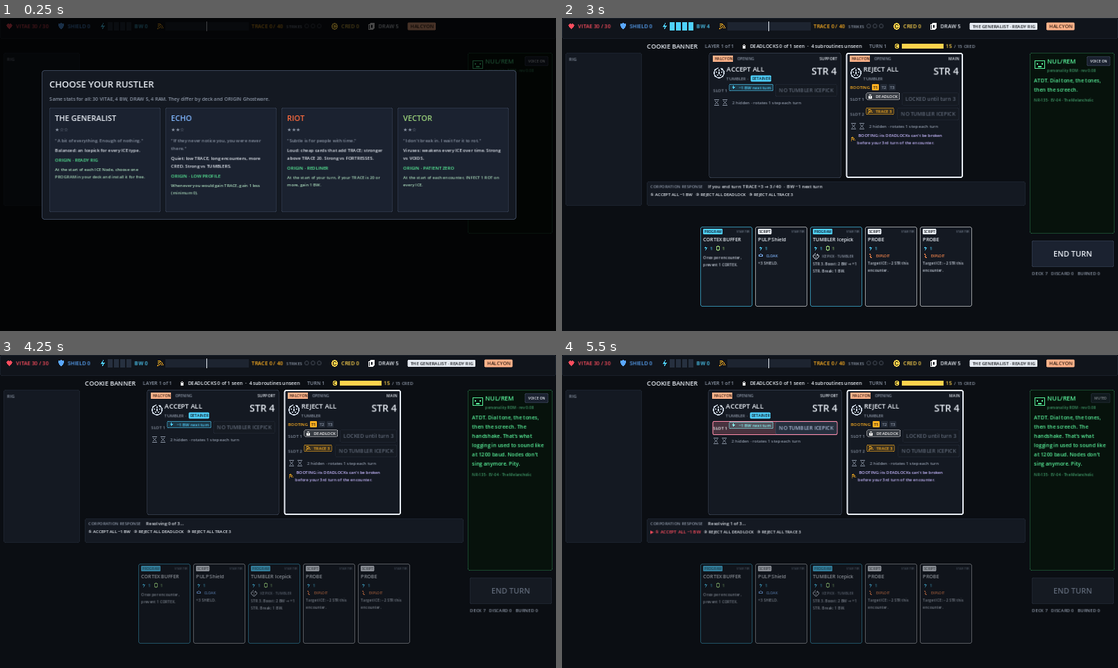
Above: before the commit, frames 1-4 (two rows, left to right).
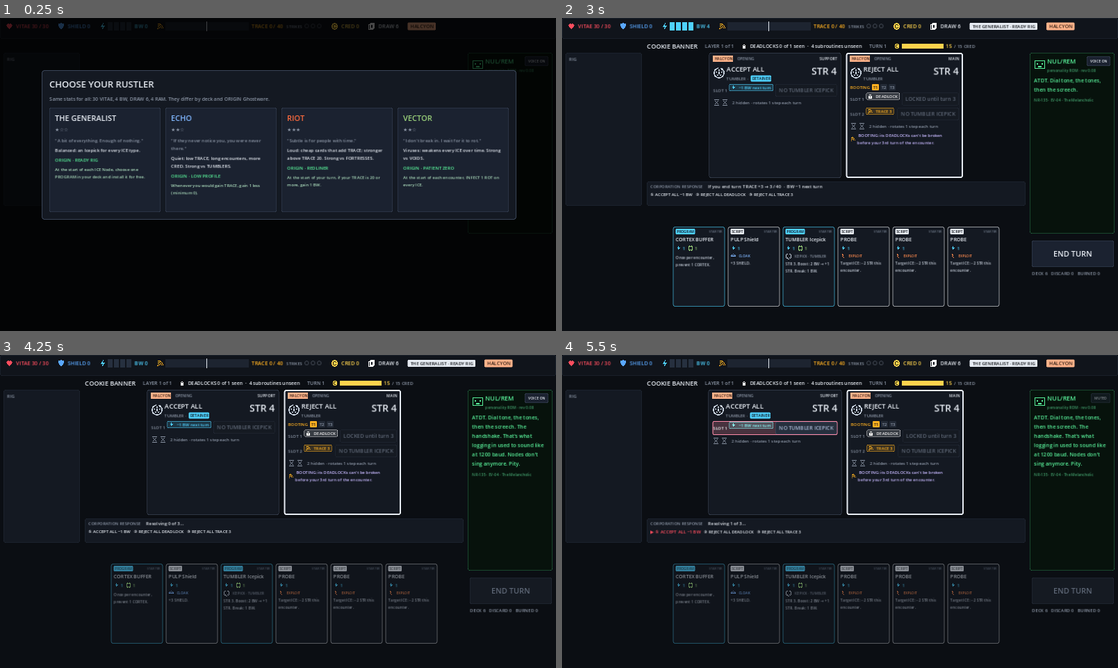
Above: after the commit, the same moments.

Repository: Punkwork/REDLINE
Game: Godot game, scene res://scenes/Main.tscn
Two runs of this game, one before a commit and one after it. Both use one fixed random seed, a clock stepped at 60 frames per second and the inputs below.
Inputs (mouse positions are in pixels of both pictures, inside the frame that each line leads up to):
- Up to frame 1 (0.25 s): no input
- Up to frame 2 (3 s): click "VOICE ON" at 0.5 s; click (667, 158) at 1.27 s; click "COOKIE BANNER · 1 layer" at 2 s; click "Skip" at 2.75 s
- Up to frame 3 (4.25 s): click "END TURN" at 3.5 s
- Up to frame 4 (5.5 s): tap Enter at 4.25 s; move the mouse to (962, 495) at 4.27 s; hold Right 4.28-5.03 s; tap B at 4.35 s; click (962, 495) at 4.42 s; tap Space at 5 s; move the mouse to (728, 527) at 5.02 s; hold Down from 5.03 s (still down); tap M at 5.1 s

The runs differ from the first frame. In frame 1, less than 0.1% of the frame differs, in the area x 26-72%, y 2-27%; in frame 2, 3.2%, in the area x 19-88%, y 2-93%; in frame 3, 2.9%; in frame 4, 2.9%.

Commit message:
PANOPTICON is the game's name (NAME-002); DRAW 6 (DRAW-001)
Text-only rename: docs text, Godot project title and the Windows build.
File names, code paths, the repo name and past log entries keep REDLINE.
Base DRAW 5 -> 6. 118 tests pass.

Co-Authored-By: Claude Opus 5.5 <noreply@anthropic.com>
Claude-Session: https://claude.ai/code/session_019hKEHsXYVzKQnwJVSU6tkx

Diff:
--- a/godot/project.godot
+++ b/godot/project.godot
@@ -3,8 +3,8 @@
 
 [application]
 
-config/name="REDLINE"
-config/description="REDLINE vertical slice: HALCYON, the Generalist"
+config/name="PANOPTICON"
+config/description="PANOPTICON vertical slice: HALCYON, all four Rustlers"
 run/main_scene="res://scenes/Main.tscn"
 config/features=PackedStringArray("4.3", "GL Compatibility")
 config/icon="res://icon.svg"
--- a/godot/scripts/core/cards.gd
+++ b/godot/scripts/core/cards.gd
@@ -235,7 +235,7 @@
 	"PULP_SHIELD", "PULP_SHIELD", "BASIC_EXTRACTOR", "GHOST_SIGNAL",
 ]
 
-## RUSTLER-001..008 (REDLINE_RUSTLERS.md). Shared stats: 30 VITAE, 4 BW, DRAW 5, 4 RAM.
+## RUSTLER-001..008 (REDLINE_RUSTLERS.md). Shared stats: 30 VITAE, 4 BW, DRAW 6, 4 RAM.
 const RUSTLERS := {
 	"GENERALIST": {"name": "THE GENERALIST", "quote": "A bit of everything. Enough of nothing.", "difficulty": 1,
 		"style": "Balanced: an Icepick for every ICE type.", "origin": "READY RIG",
--- a/godot/scripts/core/game.gd
+++ b/godot/scripts/core/game.gd
@@ -1,11 +1,11 @@
 class_name Game
 extends RefCounted
-## REDLINE rules engine for the vertical slice. No UI code here, so it can be tested headless.
+## PANOPTICON rules engine for the vertical slice. No UI code here, so it can be tested headless.
 ## Rules: REDLINE_CORE_RULES.md v0.2 (§2 resources, §4 turn, §5 ICE, §6 damage, §7 TRACE, §8 Nodes, §9 rewards, §10.1a Opening Node).
 
 const MAX_TRACE := 40
 const BW_PER_TURN := 4
-const BASE_DRAW := 5
+const BASE_DRAW := 6   # DRAW-001 (was 5)
 const BASE_RAM := 4
 const START_VITAE := 30
 const SAFEHOUSE_HEAL := 10
--- a/godot/scripts/ui/main.gd
+++ b/godot/scripts/ui/main.gd
@@ -1,5 +1,5 @@
 extends Control
-## REDLINE vertical slice UI. Everything is built in code from the Game state; refresh() rebuilds the views.
+## PANOPTICON vertical slice UI. Everything is built in code from the Game state; refresh() rebuilds the views.
 ## Visual language: ICE Design doc (icon = type, frame = role, chip colour = effect, response preview).
 
 const BG := Color("#0b0e13")
@@ -1117,7 +1117,7 @@
 	v.add_child(b)
 
 func _overlay_select() -> void:
-	var v := _dim_box("CHOOSE YOUR RUSTLER", "Same stats for all: 30 VITAE, 4 BW, DRAW 5, 4 RAM. They differ by deck and ORIGIN Ghostware.", 1360)
+	var v := _dim_box("CHOOSE YOUR RUSTLER", "Same stats for all: 30 VITAE, 4 BW, DRAW 6, 4 RAM. They differ by deck and ORIGIN Ghostware.", 1360)
 	var row := HBoxContainer.new()
 	row.add_theme_constant_override("separation", 14)
 	v.add_child(row)
--- a/godot/tests/test_game.gd
+++ b/godot/tests/test_game.gd
@@ -65,7 +65,7 @@
 	check(g.phase == "READY_RIG", "READY RIG offered")
 	g.choose_ready_rig(uid_of(g, g.draw_pile, "TUMBLER_ICEPICK"))
 	check(g.phase == "PLAYER", "turn starts")
-	check(g.hand.size() == 5, "draw 5")
+	check(g.hand.size() == Game.BASE_DRAW, "draw %d" % Game.BASE_DRAW)
 	check(g.bw == 4, "4 BW")
 	check(g.ram_used() == 1, "rig uses 1 RAM")
 	# ROT-001 + DET-001: ACCEPT ALL (DETAINER TUMBLER, 1 slot of 3: −1 BW, SPAM, PULP 3);
@@ -151,9 +151,9 @@
 	start_node(g, 1, 0, "TUMBLER_ICEPICK")
 	g.end_turn()
 	check(g.phase == "CHOICE" and g.pending.kind == "discard", "CAPTCHA DISCARD asks at the start of the next turn")
-	check(g.hand.size() == 5 and g.enc.turn == 2, "the new hand is drawn first")
+	check(g.hand.size() == Game.BASE_DRAW and g.enc.turn == 2, "the new hand is drawn first")
 	g.choose(g.hand[0].uid)
-	check(g.phase == "PLAYER" and g.hand.size() == 4, "discard 1, then play")
+	check(g.phase == "PLAYER" and g.hand.size() == Game.BASE_DRAW - 1, "discard 1, then play")
 	check(g.vitae == 24, "AUTO-RENEW PULP 1+2+3 hit on turn 1 (vitae %d); CAPTCHA's PULP 6 was hidden" % g.vitae)
 	check(g.is_active(1, 2), "PULP rotated into a slot")
 
Not shown, changed: godot/export_presets.cfg
Not shown, changed: docs/PANOPTICON_CORE_DESIGN_AND_WORLDBUILDING.md
Not shown, changed: docs/REDLINE_BIBLE.md
Not shown, changed: docs/REDLINE_CARD_POOLS.md
Not shown, changed: docs/REDLINE_CORE_RULES.md
Not shown, changed: docs/REDLINE_CURRENT_STATUS.md
Not shown, changed: docs/REDLINE_DEVELOPMENT_LOG.md
Not shown, changed: docs/REDLINE_ENGINES.md
Not shown, changed: docs/REDLINE_ICE_CORP1.md
Not shown, changed: docs/REDLINE_ICE_CORP2.md
Not shown, changed: docs/REDLINE_ICE_CORP3.md
Not shown, changed: docs/REDLINE_MASTER_DESIGN.md
(and 7 more such lines)
